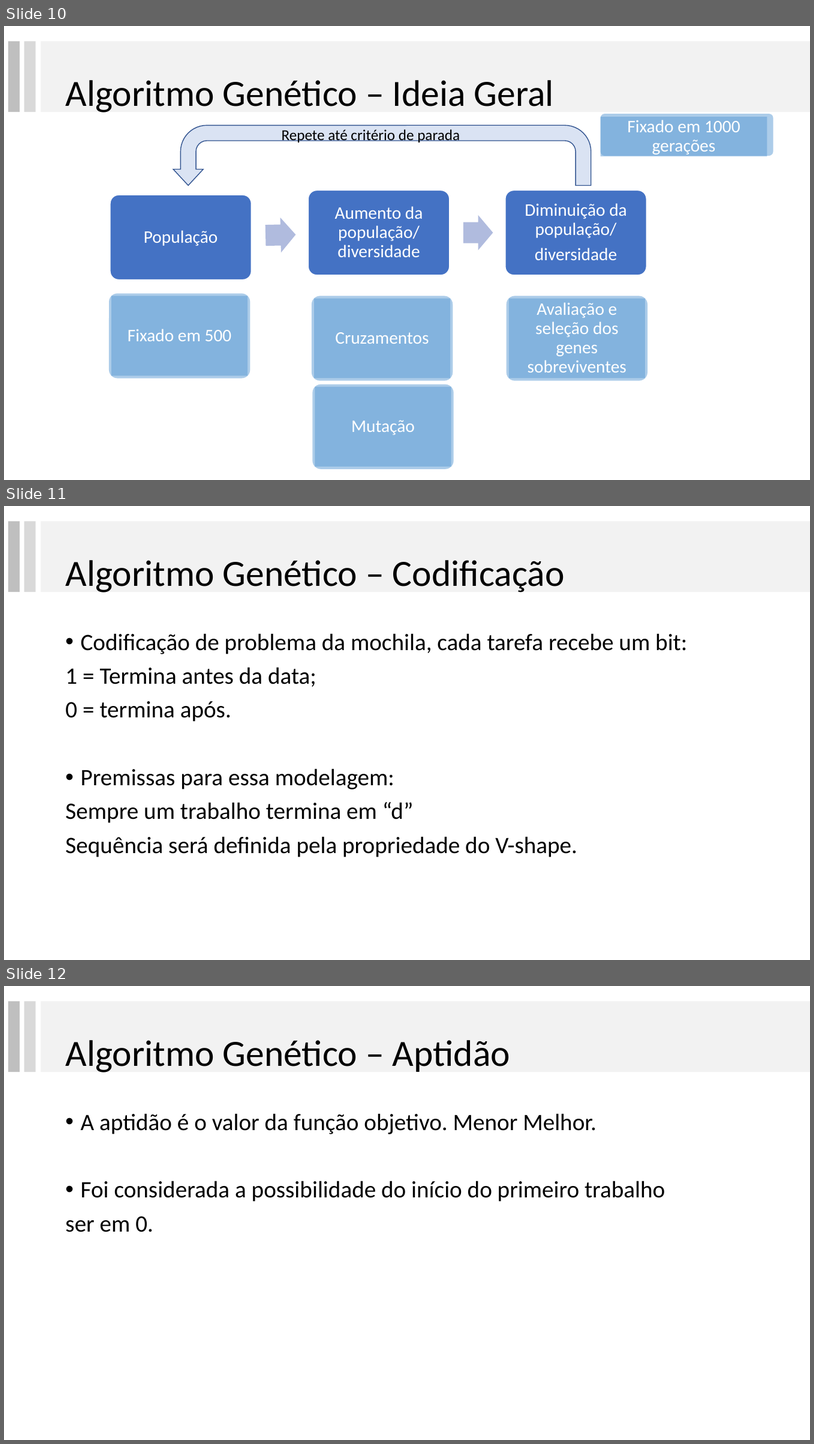
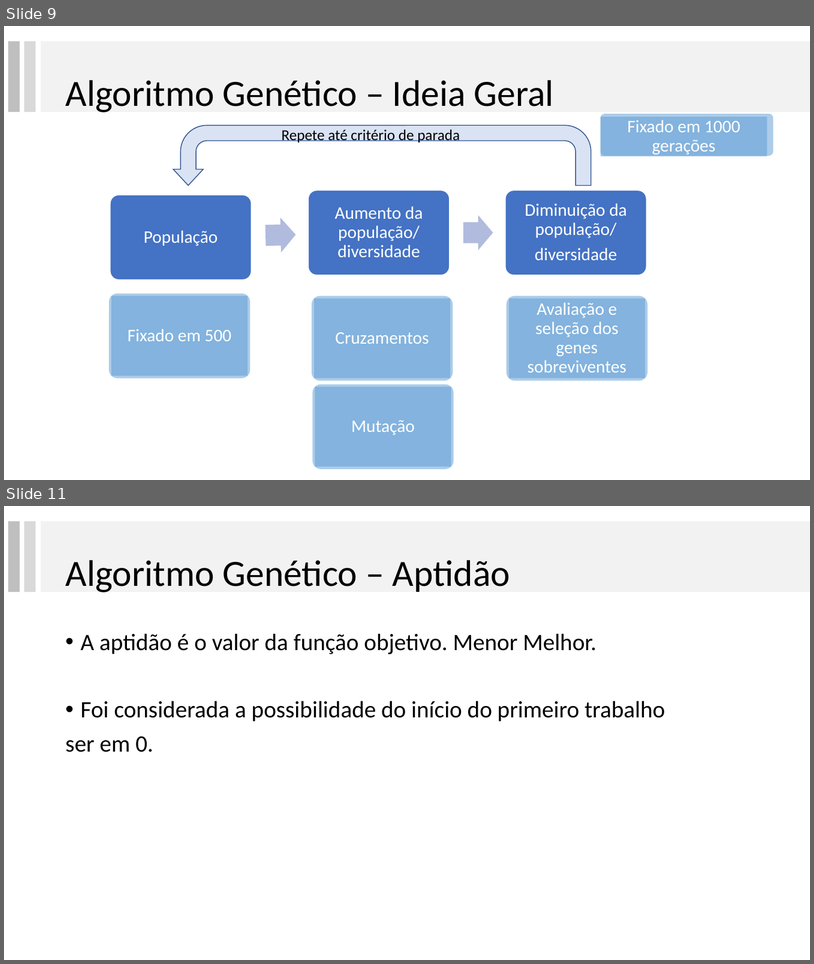
Before and after one commit to lpbiasoto/metaheuristicas, a slide deck: Apresentacao 3/ApresentacaoGA.pptx. Shown one above the other, each under a label of ours: slides 10, 11 and 12 before the commit, slides 9 and 11 after it; the slides between them are not shown. The pictures are 814x1444 and 814x964 pixels, drawn with LibreOffice and Linux fonts; fonts in the diff are those of the drawing. Boxes give left, top, right and bottom in pixels: in the first picture for what was removed or moved away, otherwise in the second. Text is boxed around its words. In the diff, an @@ line names an element or a change of style, - is before the commit and + after.

```diff
--- a/Apresentacao 3/ApresentacaoGA.pptx
+++ b/Apresentacao 3/ApresentacaoGA.pptx
@@ slide 11 removed at (x1=4, y1=506, x2=810, y2=960), background #FFFFFF @@
@@ rectangle removed at (x1=8, y1=521, x2=20, y2=592) @@
@@ rectangle removed at (x1=24, y1=521, x2=35, y2=592) @@
@@ rectangle removed at (x1=41, y1=521, x2=810, y2=592) @@
@@ title removed at (x1=65, y1=560, x2=565, y2=592) @@
-Algoritmo Genético – Codificação
@@ text removed at (x1=65, y1=633, x2=687, y2=857) @@
-• Codificação de problema da mochila, cada tarefa recebe um bit:
-1 = Termina antes da data;
-0 = termina após.
-• Premissas para essa modelagem:
-Sempre um trabalho termina em “d”
-Sequência será definida pela propriedade do V-shape.
@@ what was slide 10 is now slide 9 @@
@@ what was slide 12 is now slide 11 @@
```
Also in this commit, not shown: 3 slides changed, 2 slides added, 1 other slide removed.
